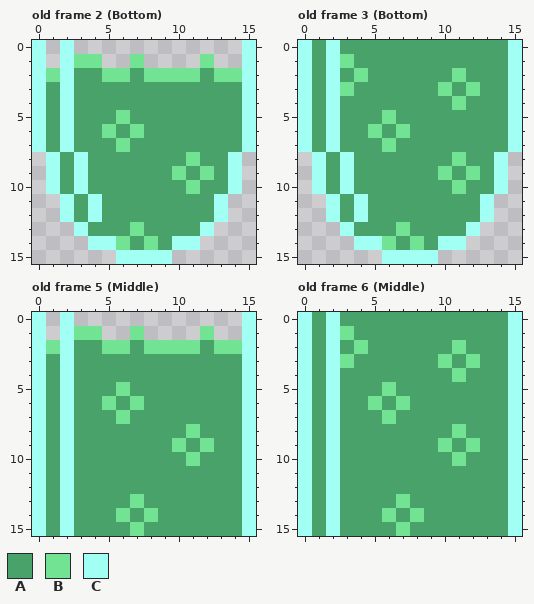
Pixel-art file: GameEngine/Discard/Discard.aseprite. The first picture shows the starting point.
16x16 pixels, 8 frames. Shown: old frame 2 (Bottom), old frame 3 (Bottom), old frame 5 (Middle), old frame 6 (Middle). The commit also changed other frames, which this record leaves out.
Visible layers, top first: "Glass", "Liquid".
Palette (. is transparent): A #49a269  B #71e392  C #a2fff3
Pixels before, old frame 2 (Bottom), first column x 0:
 0 C.C............C
 1 C.CBB..B....B..C
 2 CBCAABBABBBBABBC
 3 CACAAAAAAAAAAAAC
 4 CACAAAAAAAAAAAAC
 5 CACAAABAAAAAAAAC
 6 CACAABABAAAAAAAC
 7 CACAAABAAAAAAAAC
 8 .CACAAAAAAABAAC.
 9 .CACAAAAAABABAC.
10 .CACAAAAAAABAAC.
11 ..CACAAAAAAAAC..
12 ..CACAAAAAAAAC..
13 ...CAAABAAAAC...
14 ....CCBABACC....
15 ......CCCC......
Pixels before, old frame 3 (Bottom), first column x 0:
 0 CACAAAAAAAAAAAAC
 1 CACBAAAAAAAAAAAC
 2 CACABAAAAAABAAAC
 3 CACBAAAAAABABAAC
 4 CACAAAAAAAABAAAC
 5 CACAAABAAAAAAAAC
 6 CACAABABAAAAAAAC
 7 CACAAABAAAAAAAAC
 8 .CACAAAAAAABAAC.
 9 .CACAAAAAABABAC.
10 .CACAAAAAAABAAC.
11 ..CACAAAAAAAAC..
12 ..CACAAAAAAAAC..
13 ...CAAABAAAAC...
14 ....CCBABACC....
15 ......CCCC......
Pixels before, old frame 5 (Middle), first column x 0:
 0 C.C............C
 1 C.CBB..B....B..C
 2 CBCAABBABBBBABBC
 3 CACAAAAAAAAAAAAC
 4 CACAAAAAAAAAAAAC
 5 CACAAABAAAAAAAAC
 6 CACAABABAAAAAAAC
 7 CACAAABAAAAAAAAC
 8 CACAAAAAAAABAAAC
 9 CACAAAAAAABABAAC
10 CACAAAAAAAABAAAC
11 CACAAAAAAAAAAAAC
12 CACAAAAAAAAAAAAC
13 CACAAAABAAAAAAAC
14 CACAAABABAAAAAAC
15 CACAAAABAAAAAAAC
Pixels before, old frame 6 (Middle), first column x 0:
 0 CACAAAAAAAAAAAAC
 1 CACBAAAAAAAAAAAC
 2 CACABAAAAAABAAAC
 3 CACBAAAAAABABAAC
 4 CACAAAAAAAABAAAC
 5 CACAAABAAAAAAAAC
 6 CACAABABAAAAAAAC
 7 CACAAABAAAAAAAAC
 8 CACAAAAAAAABAAAC
 9 CACAAAAAAABABAAC
10 CACAAAAAAAABAAAC
11 CACAAAAAAAAAAAAC
12 CACAAAAAAAAAAAAC
13 CACAAAABAAAAAAAC
14 CACAAABABAAAAAAC
15 CACAAAABAAAAAAAC
Now the later version:
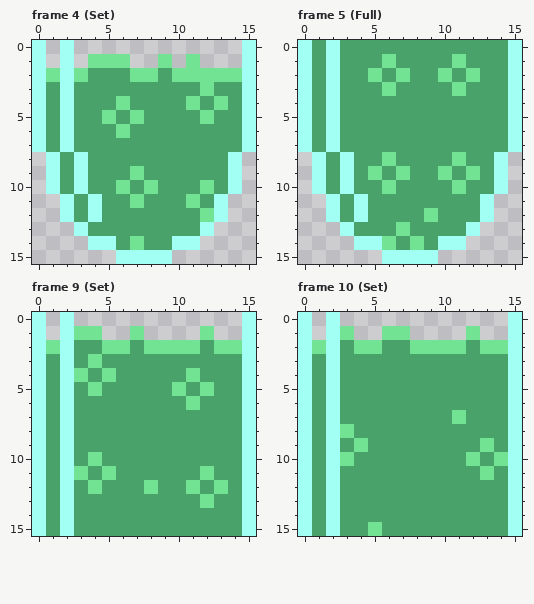
A new or re-ordered frame is compared with the old frame closest to it.
From the commit log: Modified discard so that it animates
Change:
frames 8 -> 18
Changed rows in their new state; - is an unchanged pixel.
Frame 4 (Set) is new; against old frame 2 (Bottom), layer "Liquid":
first column x 3:
 1 .-BB.-B-B.-
 2 B-AAB-A--B-
 3 ---------B-
 4 ---B----B-B
 5 --BAB----B-
 6 --ABA------
 7 ---A-------
 8 --------A--
 9 ----B--A-A-
10 ---B-B--AB-
11 ----B---B--
12 ---------B-
13 ----A------
14 ---ABA-----
Frame 5 (Full) is new; against old frame 3 (Bottom), layer "Liquid":
first column x 3:
 1 A--B----B-
 2 -AB-B--BAB
 3 A--B---ABA
 4 --------A-
 5 ---A------
 6 --A-A-----
 7 ---A------
 8 ---B------
 9 --B-B-----
10 ---B------
12 ------B---
Frame 9 (Set) against old frame 5 (Middle), layer "Liquid":
first column x 3:
 3 -B---------
 4 B-B-----B--
 5 -B-A---B-B-
 6 --A-A---B--
 7 ---A-------
 8 --------A--
 9 -------A-A-
10 -B------A--
11 B-B------B-
12 -B---B--B-B
13 ----A----B-
14 ---A-A-----
15 ----A------
Frame 10 (Set) against old frame 6 (Middle), layer "Liquid":
first column x 1:
 0 .-............
 1 .--..BB....B..
 2 B---B--BBB--BB
 3 --A------A-A--
 4 ----------A---
 5 -----A--------
 6 ----A-A-------
 7 -----A----B---
 8 --B-------A---
 9 ---B-----A-AB-
10 --B-------AB-B
11 ------------B-
13 ------A-------
14 -----A-A------
15 ----B-A-------
Changed places in both pictures, as pixel boxes (x1, y1, x2, y2):
changed: (74, 54, 228, 250)
changed: (340, 54, 480, 222)
changed: (74, 354, 228, 536)
changed: (312, 312, 508, 536)
